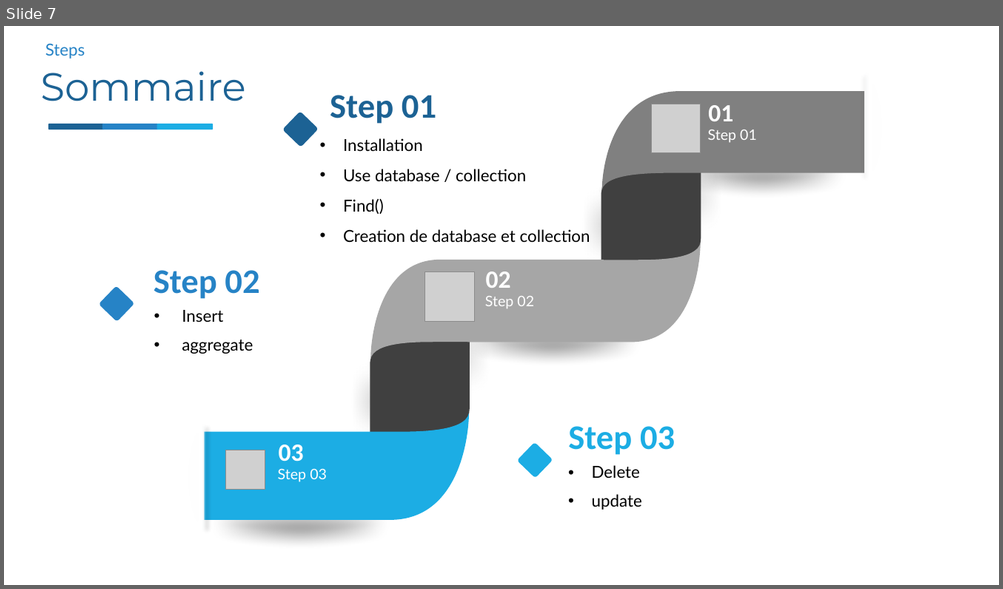
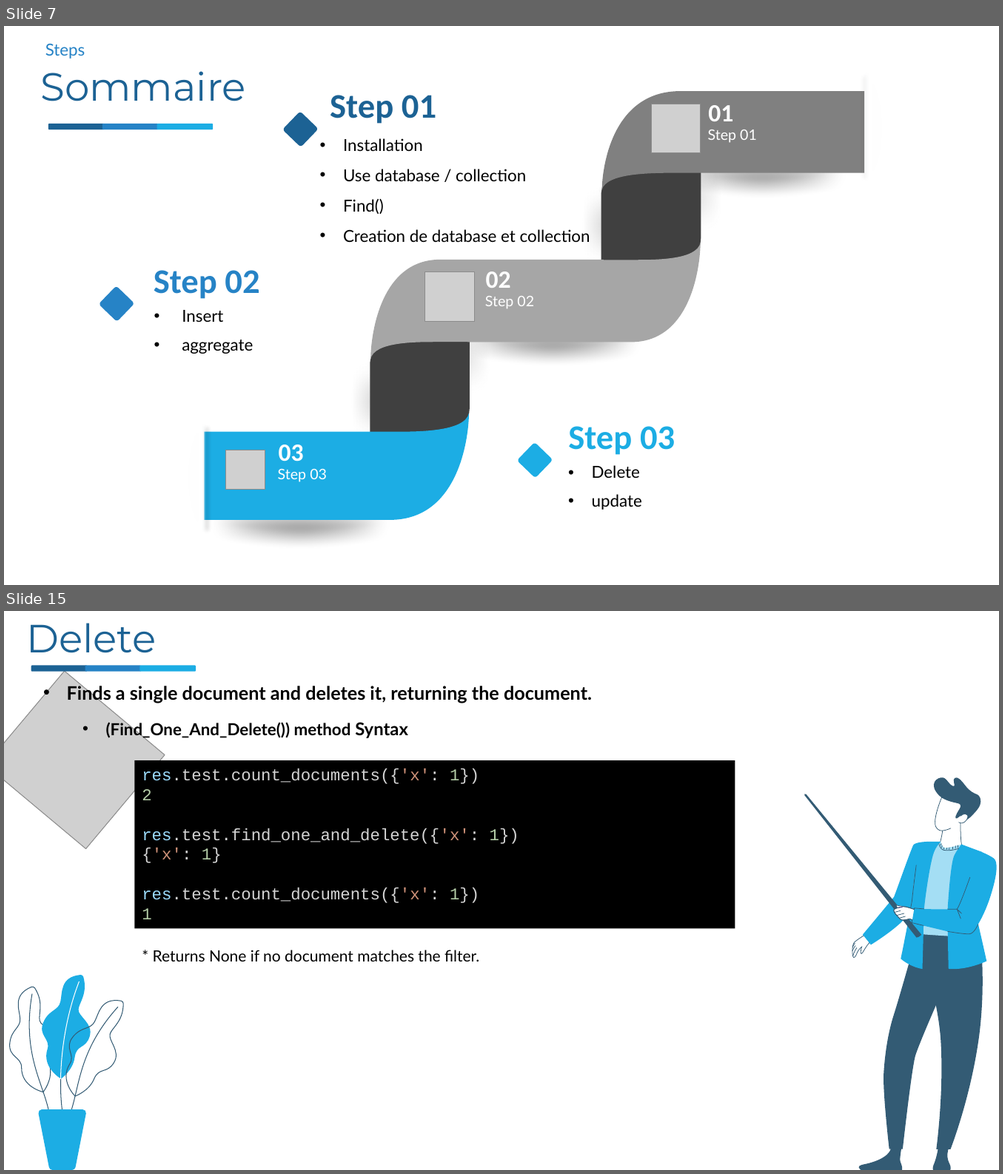
Before and after one commit to nourddine-benyahya/presentation-mongodb-python-todoapp-application, a slide deck: presontation mongodb&python/python&mongodb.pptx. Shown one above the other, each under a label of ours: slide 7 before the commit, slides 7 and 15 after it; the slides between them are not shown. The pictures are 1003x589 and 1003x1174 pixels, drawn with LibreOffice and Linux fonts; fonts in the diff are those of the drawing; grey boxes stand for pictures; background and template pictures are left out. Boxes give left, top, right and bottom in pixels: in the first picture for what was removed or moved away, otherwise in the second. Text is boxed around its words. In the diff, an @@ line names an element or a change of style, - is before the commit and + after.

```diff
--- a/presontation mongodb&python/python&mongodb.pptx
+++ b/presontation mongodb&python/python&mongodb.pptx
@@ slide 15 added at [4,611,999,1170], background picture (left out) @@
@@ text added at [26,623,156,653], 38 pt, text #1C6294 @@
+Delete
@@ picture added at [4,672,165,849] @@
@@ rounded rectangle added at [31,666,87,672], fill #1C6294 @@
@@ rounded rectangle added at [85,666,142,672], fill #2683C6 @@
@@ rounded rectangle added at [140,666,196,672], fill #1CADE4 @@
@@ text added at [67,684,592,703], 18 pt, text #000000, bold @@
+• Finds a single document and deletes it, returning the document.
@@ text added at [106,721,408,739], 16 pt, text #000000, bold @@
+• (Find_One_And_Delete()) method Syntax
@@ rectangle added at [134,761,735,930], fill #000000, 16 pt, text #D4D4D4 @@
+res.test.count_documents({'x': 1})
+2
+res.test.find_one_and_delete({'x': 1})
+{'x': 1}
+res.test.count_documents({'x': 1})
+1
@@ group added at [804,777,997,1170]: 44 freeform shapes @@
@@ text added at [153,950,479,962], 15 pt, text #000000 @@
+* Returns None if no document matches the filter.
@@ group added at [10,975,123,1170]: 8 freeform shapes @@
```
Also in this commit, not shown: 7 other slides added, 1 slide removed.
